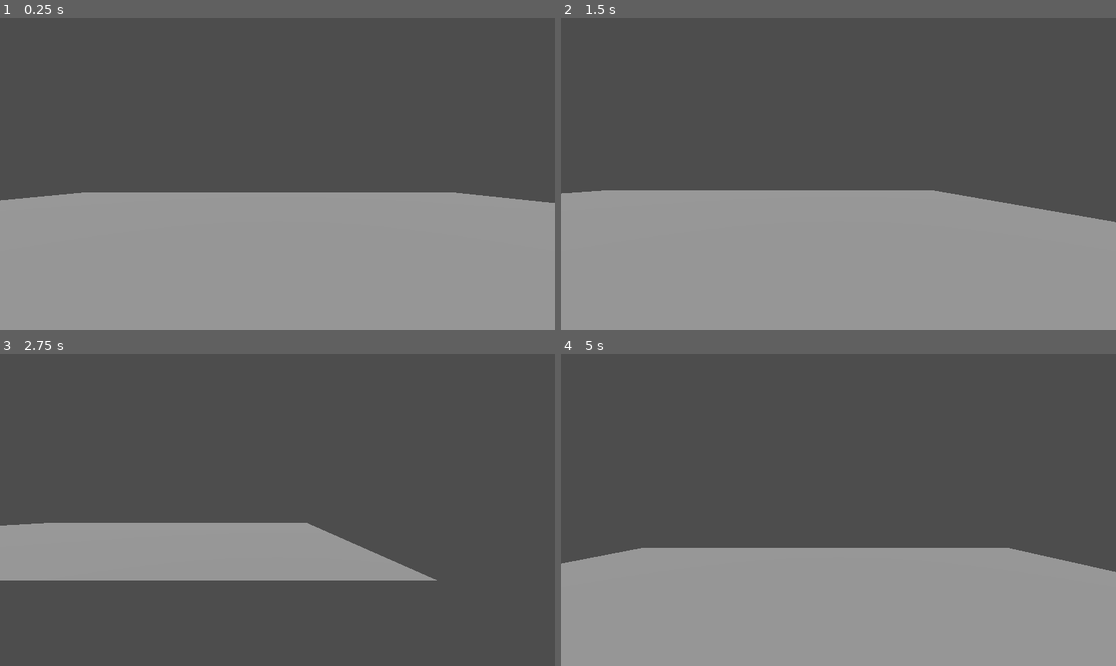
Above: before the commit, frames 1-4 (two rows, left to right).
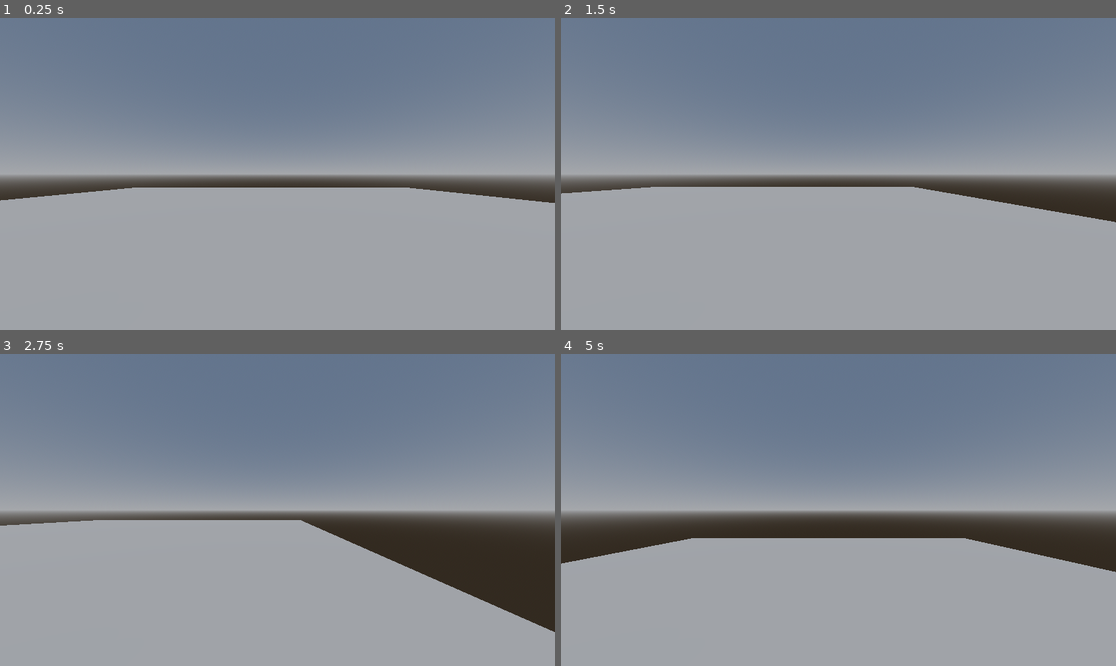
Above: after the commit, the same moments.

Repository: bradyholter/ONLYONE
Game: Godot game, scene res://levels/node_3d.tscn
Two runs of this game, one before a commit and one after it. Both use one fixed random seed, a clock stepped at 60 frames per second and the inputs below.
Inputs (mouse positions are in pixels of both pictures, inside the frame that each line leads up to):
- Up to frame 1 (0.25 s): no input
- Up to frame 2 (1.5 s): tap Enter (ui_accept) at 0.5, 0.77 s; move the mouse to (960, 158) at 0.52 s; hold D (ui_right) 0.53-1.28 s; move the mouse to (727, 189) at 1.27 s; hold S (ui_down) from 1.28 s (still down)
- Up to frame 3 (2.75 s): tap Enter (ui_accept) at 1.52 s; move the mouse to (333, 441) at 2.02 s; release S (ui_down) at 2.03 s; hold D (ui_right) from 2.03 s (still down)
- Up to frame 4 (5 s): move the mouse to (810, 572) at 2.77 s; release D (ui_right) at 2.78 s; hold W (ui_up) 2.78-3.53 s; tap Enter (ui_accept) at 3.02, 3.77, 4.52 s; move the mouse to (1005, 556) at 3.52 s; hold A (ui_left) from 3.53 s (still down); move the mouse to (672, 463) at 4.27 s

The runs differ from the first frame. In frame 1, 54% of the frame differs, in the area x 0-100%, y 0-60%; in frame 2, 55%; in frame 3, 86%, in the area x 0-100%, y 0-100%; in frame 4, 61%.

Commit message:
Added asset+environment

Diff:
--- a/oneshot/levels/node_3d.tscn
+++ b/oneshot/levels/node_3d.tscn
@@ -6,6 +6,19 @@
 
 [sub_resource type="PlaneMesh" id="PlaneMesh_4xowi"]
 size = Vector2(20, 10)
+
+[sub_resource type="ProceduralSkyMaterial" id="ProceduralSkyMaterial_oe0o1"]
+
+[sub_resource type="Sky" id="Sky_465jp"]
+sky_material = SubResource("ProceduralSkyMaterial_oe0o1")
+
+[sub_resource type="Environment" id="Environment_1o5x8"]
+background_mode = 2
+sky = SubResource("Sky_465jp")
+
+[sub_resource type="CameraAttributesPractical" id="CameraAttributesPractical_7qh1q"]
+
+[sub_resource type="Compositor" id="Compositor_euk3g"]
 
 [node name="Environment" type="Node3D"]
 
@@ -17,6 +30,7 @@
 shape = SubResource("WorldBoundaryShape3D_465jp")
 
 [node name="MeshInstance3D" type="MeshInstance3D" parent="Floor"]
+transform = Transform3D(1, 0, 0, 0, 1, 0, 0, 0, 1.58703, 0, 0, 0)
 mesh = SubResource("PlaneMesh_4xowi")
 
 [node name="CharacterBody3D" parent="." instance=ExtResource("1_oe0o1")]
@@ -24,3 +38,8 @@
 
 [node name="DirectionalLight3D" type="DirectionalLight3D" parent="."]
 transform = Transform3D(1, 0, 0, 0, -0.0475946, 0.998867, 0, -0.998867, -0.0475946, 0, 51.3462, 0)
+
+[node name="WorldEnvironment" type="WorldEnvironment" parent="."]
+environment = SubResource("Environment_1o5x8")
+camera_attributes = SubResource("CameraAttributesPractical_7qh1q")
+compositor = SubResource("Compositor_euk3g")
Not shown, added: oneshot/assets/flashlight.obj
Not shown, added: oneshot/assets/flashlight.obj.import
Not shown: 1 places in oneshot/levels/node_3d.tscn that only renumber resources
